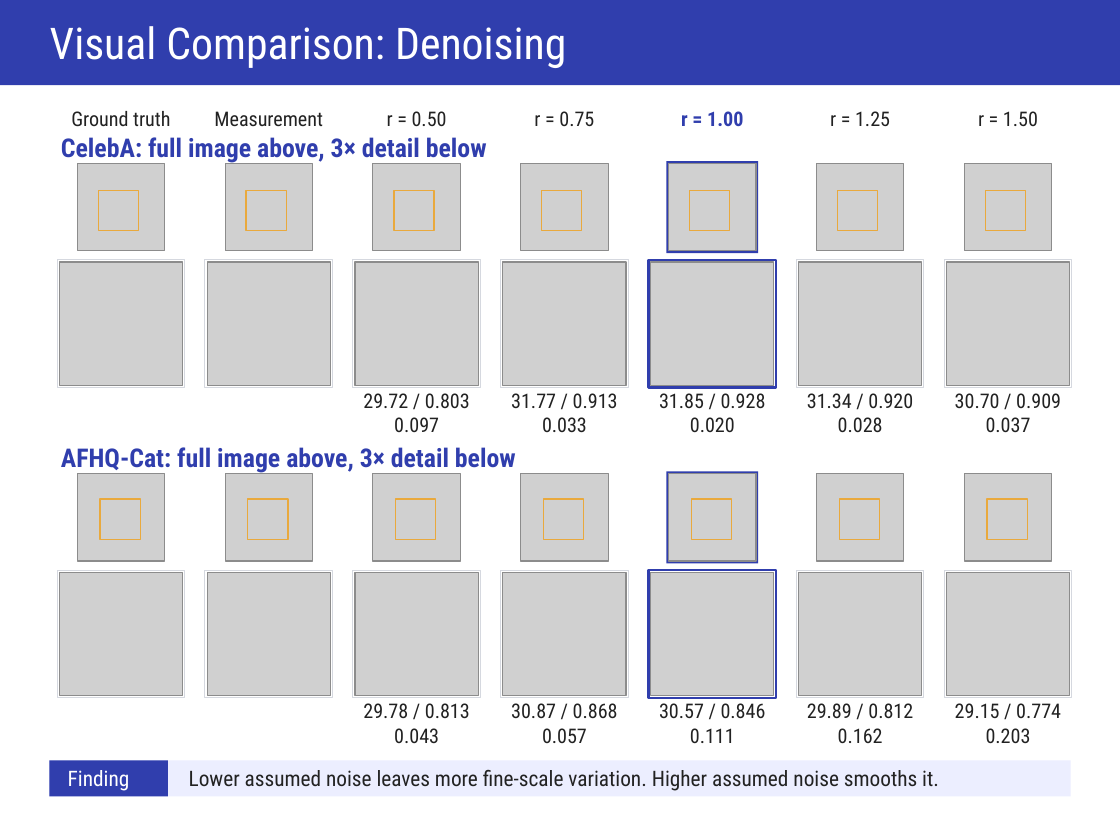
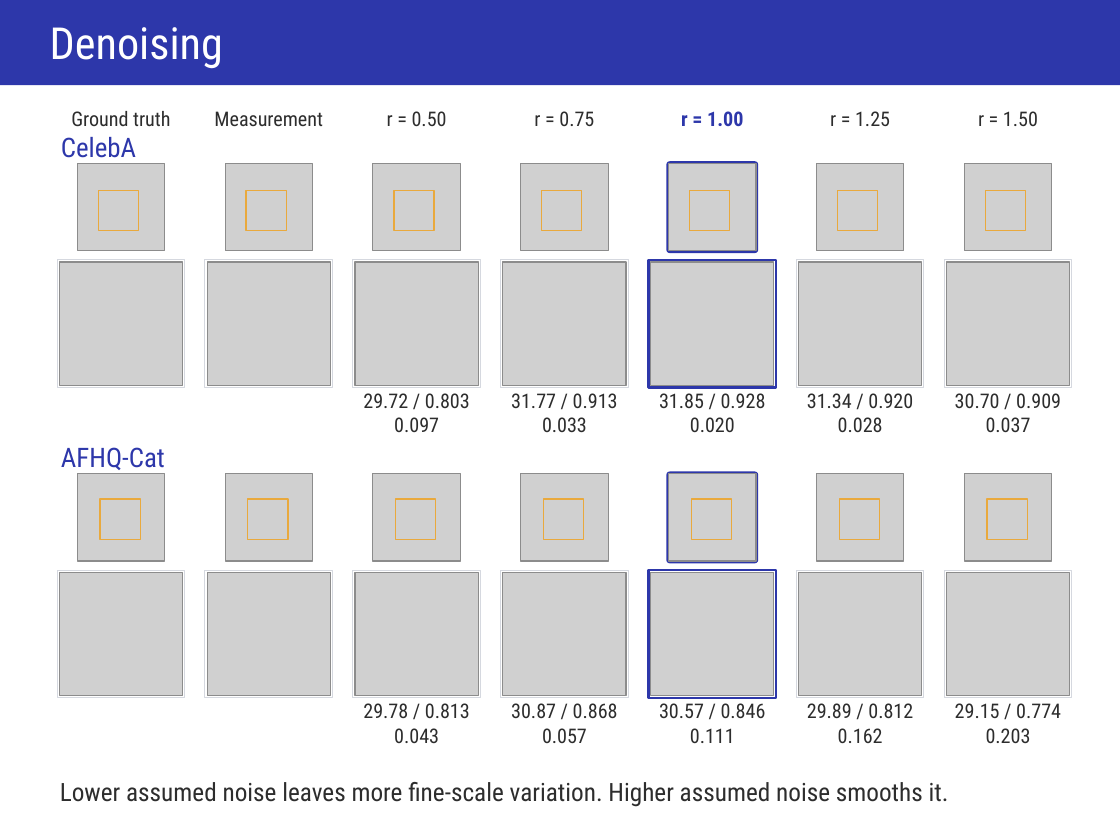
Before and after one commit to ItayShorian07/Diffusion--flower-project, a slide deck: slide 11 of artifacts/presentation/FLOWER- Presentation.pptx. Drawn at 1120x840 pixels with LibreOffice and Linux fonts; fonts in the diff are those of the drawing; grey boxes stand for pictures. Boxes give left, top, right and bottom in pixels: in the first picture for what was removed or moved away, otherwise in the second. Text is boxed around its words. In the diff, an @@ line names an element or a change of style, - is before the commit and + after.

```diff
--- a/artifacts/presentation/FLOWER- Presentation.pptx
+++ b/artifacts/presentation/FLOWER- Presentation.pptx
@@ rectangle at [0,0,1120,85]: fill #303EAD to #2D37AA @@
@@ text at [50,27,223,68]: text changed; size 29.2 to 29.6 pt @@
-Visual Comparison: Denoising
+Denoising
@@ text colour #222222 to #2D2D2D in 3 elements at [71,111,170,126], [214,111,323,126], [387,111,447,126] @@
@@ text at [61,137,136,158]: text changed; size 17.2 to 18 pt; text colour #303EAD to #2D37AA; bold off @@
-CelebA: full image above, 3× detail below
+CelebA
@@ text at [61,447,165,474]: text changed; size 17.2 to 18 pt; text colour #303EAD to #2D37AA; bold off @@
-AFHQ-Cat: full image above, 3× detail below
+AFHQ-Cat
@@ text "Lower assumed noise leaves more ...": place and size @@
-text "Lower assumed noise leaves more ..." at [189,770,939,791]
+text "Lower assumed noise leaves more ..." at [60,782,949,807]
@@ text "Lower assumed noise leaves more ..." at [60,782,949,807]: size 14.2 to 16.9 pt, text colour #222222 to #2D2D2D; vertical alignment middle to top @@
@@ rectangle removed at [49,760,1071,795] @@
@@ rectangle removed at [49,760,168,795] @@
@@ text removed at [68,770,130,791] @@
-Finding
```
Also in this commit, not shown: 19 other slides changed, 2 other files.
